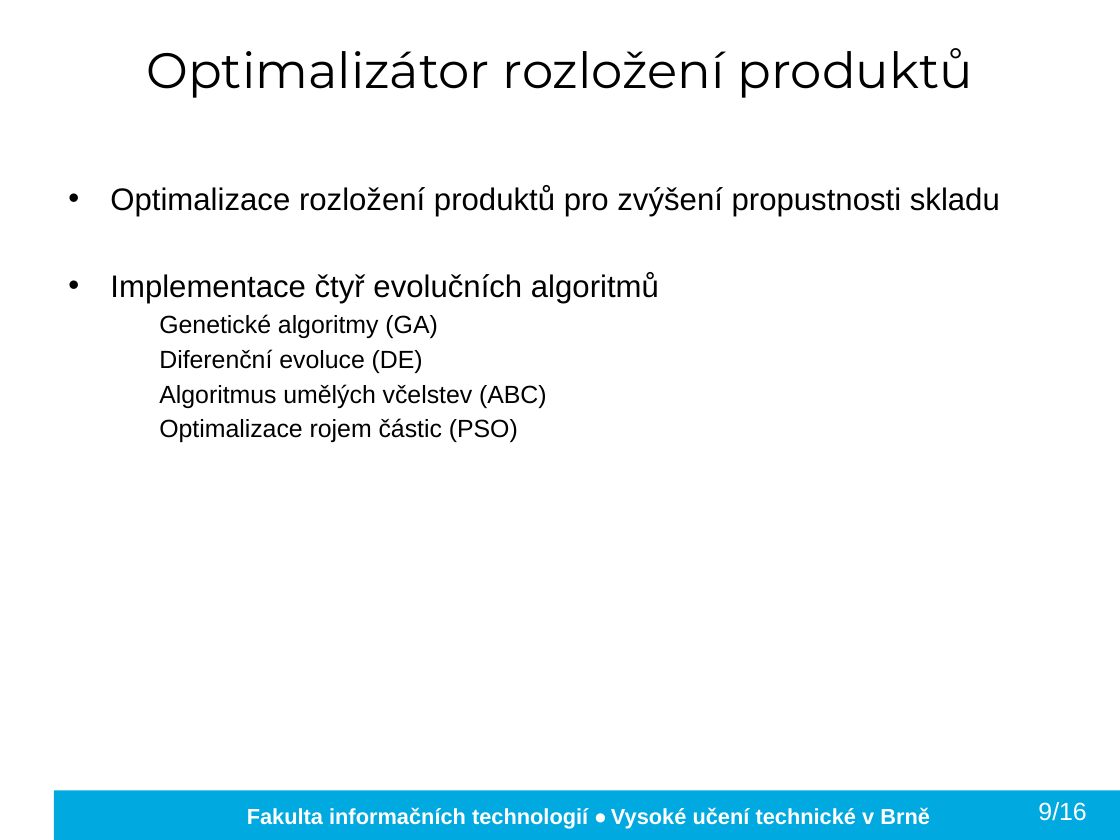
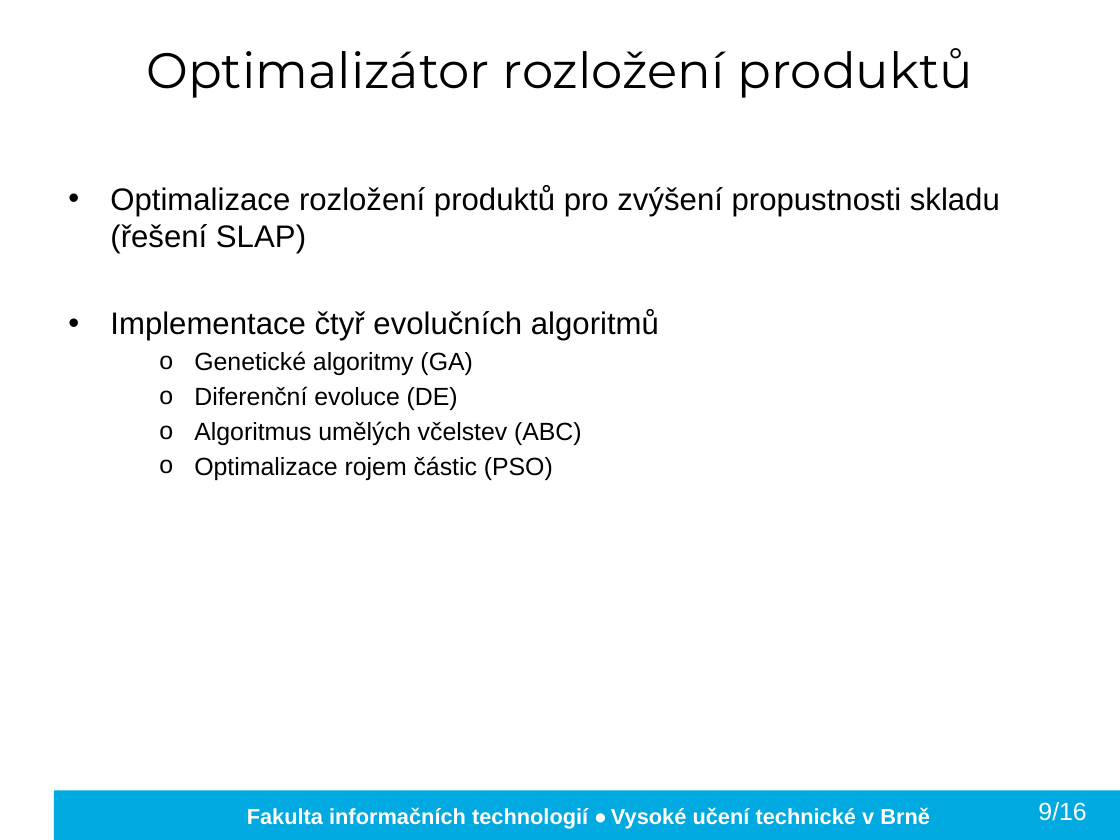
Before and after one commit to kocica/warehouse-manager, a slide deck: slide 10 of doc/xkocic01.pptx. Drawn at 1120x840 pixels with LibreOffice and Linux fonts; fonts in the diff are those of the drawing; background and template pictures are left out. Boxes give left, top, right and bottom in pixels: in the first picture for what was removed or moved away, otherwise in the second. Text is boxed around its words. In the diff, an @@ line names an element or a change of style, - is before the commit and + after.

```diff
--- a/doc/xkocic01.pptx
+++ b/doc/xkocic01.pptx
@@ text at <box>110,185,1000,253</box>: text changed @@
-• Optimalizace rozložení produktů pro zvýšení propustnosti skladu
+• Optimalizace rozložení produktů pro zvýšení propustnosti skladu (řešení SLAP)
@@ text at <box>194,351,582,480</box>: bullet none to o @@
```
Also in this commit, not shown: 9 other slides changed, 1 other file.
